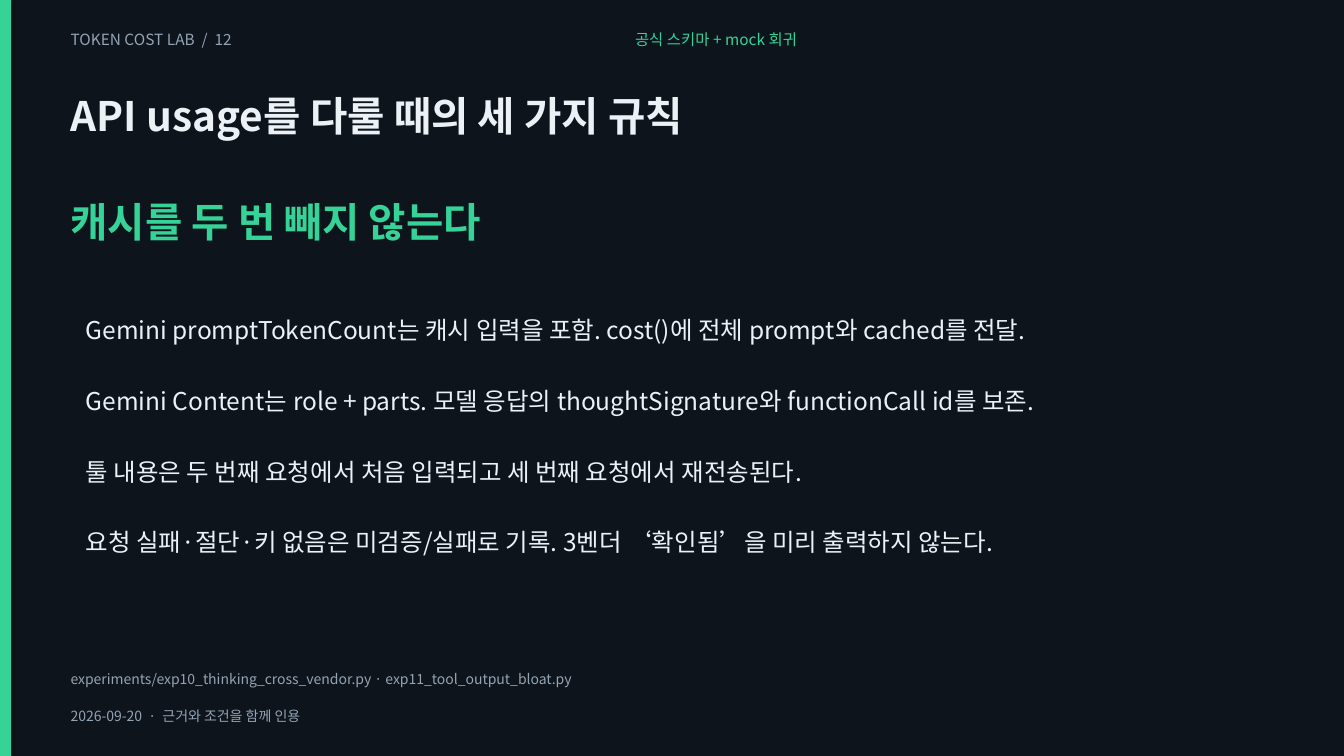
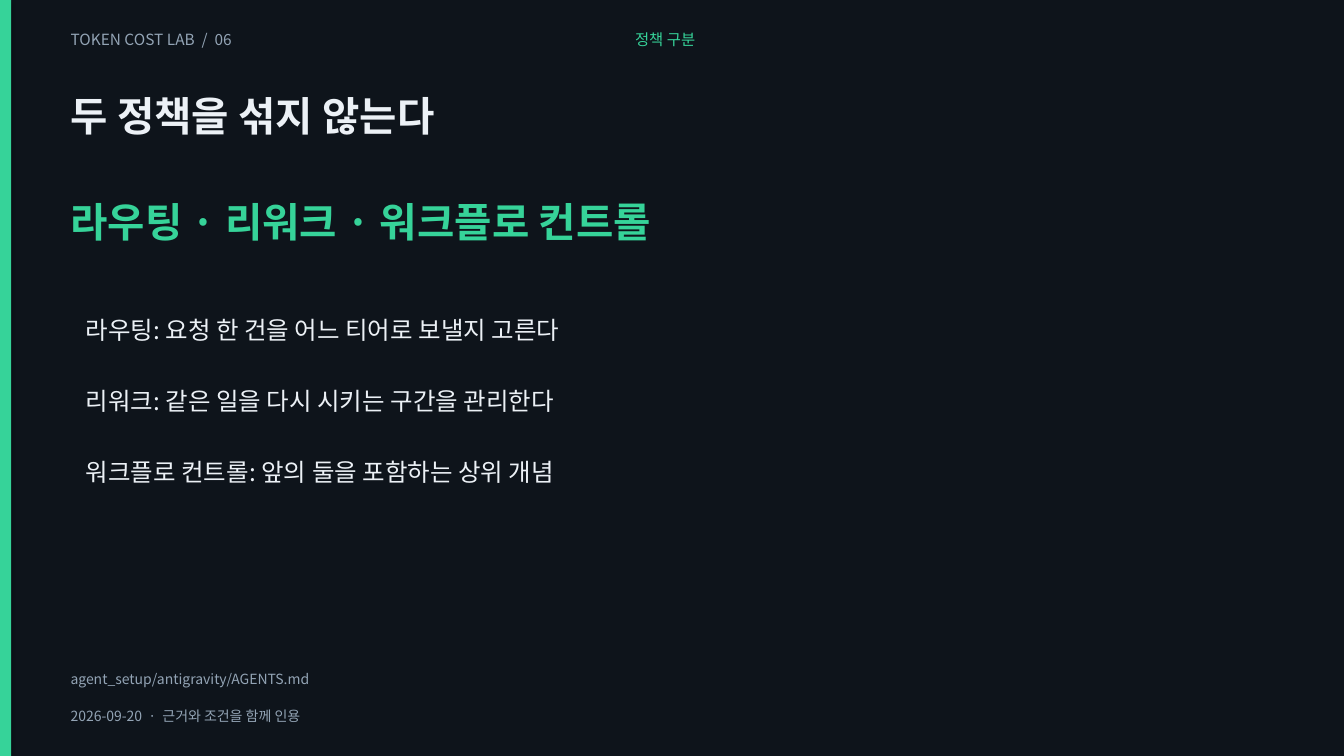
Before and after one commit to giyeop-cody/token-cost-lab, a slide deck: slide 6 of presentation/token_cost_agent.pptx (slide 12 before the commit). Drawn at 1344x756 pixels with LibreOffice and Linux fonts; fonts in the diff are those of the drawing. Boxes give left, top, right and bottom in pixels: in the first picture for what was removed or moved away, otherwise in the second. Text is boxed around its words. In the diff, an @@ line names an element or a change of style, - is before the commit and + after.

```diff
--- a/presentation/token_cost_agent.pptx
+++ b/presentation/token_cost_agent.pptx
@@ text at (71,33,232,45): text changed @@
-TOKEN COST LAB / 12
+TOKEN COST LAB / 06
@@ text at (635,32,695,46): text changed @@
-공식 스키마 + mock 회귀
+정책 구분
@@ text at (71,97,434,135): text changed; text colour #36D399 to #ECF1F6 @@
-캐시를 두 번 빼지 않는다
+두 정책을 섞지 않는다
@@ text removed at (71,97,684,141) @@
-API usage를 다룰 때의 세 가지 규칙
@@ text added at (71,203,651,241), 29 pt, text #36D399, bold @@
+라우팅 · 리워크 · 워크플로 컨트롤
@@ text at (86,318,560,341): text changed @@
-Gemini promptTokenCount는 캐시 입력을 포함. cost()에 전체 prompt와 cached를 전달.
+라우팅: 요청 한 건을 어느 티어로 보낼지 고른다
@@ text at (86,389,554,412): text changed @@
-Gemini Content는 role + parts. 모델 응답의 thoughtSignature와 functionCall id를 보존.
+리워크: 같은 일을 다시 시키는 구간을 관리한다
@@ text at (86,460,554,483): text changed @@
-툴 내용은 두 번째 요청에서 처음 입력되고 세 번째 요청에서 재전송된다.
+워크플로 컨트롤: 앞의 둘을 포함하는 상위 개념
@@ text removed at (86,530,993,556) @@
-요청 실패·절단·키 없음은 미검증/실패로 기록. 3벤더 ‘확인됨’을 미리 출력하지 않는다.
@@ text at (71,673,310,688): text changed @@
-experiments/exp10_thinking_cross_vendor.py · exp11_tool_output_bloat.py
+agent_setup/antigravity/AGENTS.md
```
Also in this commit, not shown: 17 other slides changed, 28 other files.
